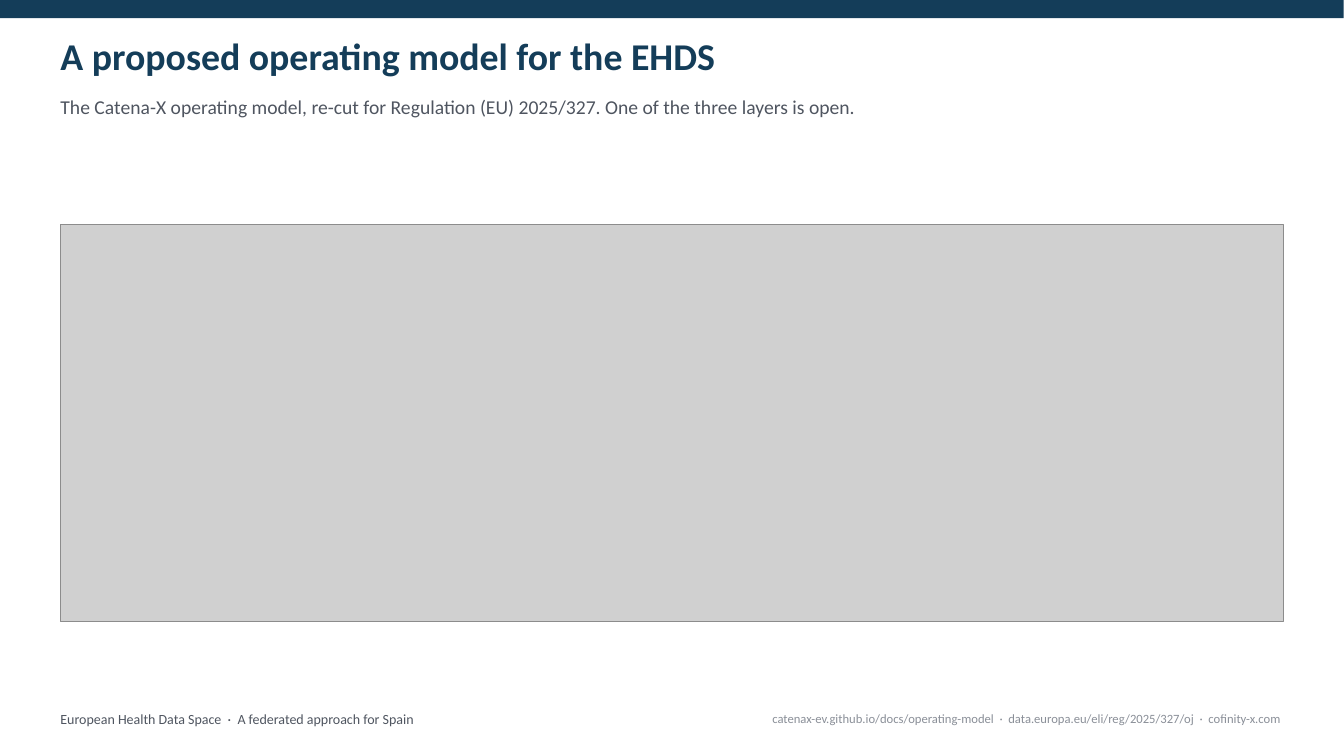
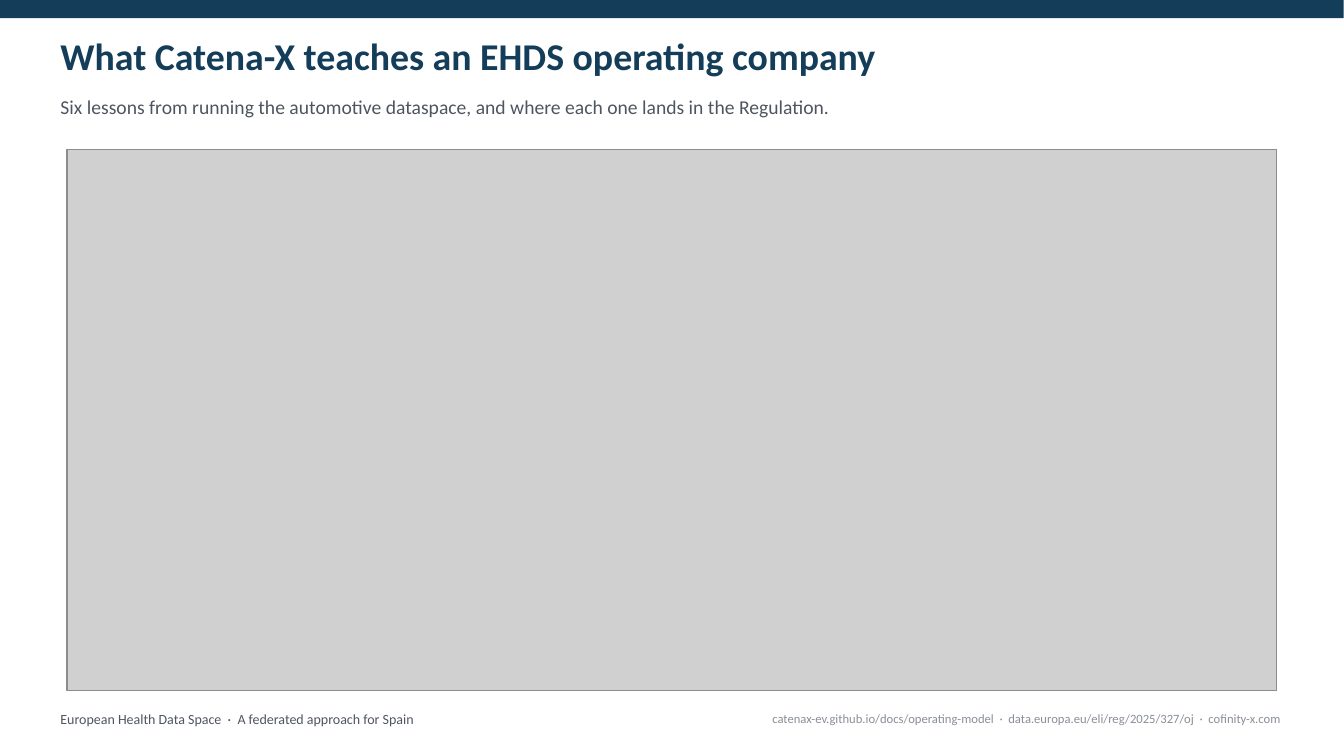
Before and after one commit to ma3u/MinimumViableHealthDataspacev2, a slide deck: slide 4 of docs/demos/spain-ehds-5-slides.pptx. Drawn at 1344x756 pixels with LibreOffice and Linux fonts; fonts in the diff are those of the drawing; grey boxes stand for pictures. Boxes give left, top, right and bottom in pixels: in the first picture for what was removed or moved away, otherwise in the second. Text is boxed around its words. In the diff, an @@ line names an element or a change of style, - is before the commit and + after.

Commit message:
docs(deck): slide four carries the Catena-X lessons, not a layer diagram
Two attempts at this slide were wrong in opposite directions. The reference
diagram at a wider ratio was five bands and nineteen boxes, unreadable while
somebody talks over it. Cutting to three tiers and forty words read instantly
and said almost nothing a ministry could act on.

The layer stack was the wrong subject. What is worth a slide is the transfer:
Catena-X has run a dataspace since 2023 and learned things that cost money to
learn, and each of those lands on a specific article. Standards do not run
themselves, Art. 55(2). Governance and operation belong in different hands,
Art. 55(3) and 74. Onboarding is the product, and holders owe data in three
months with a daily penalty, Art. 60(2) and 63(4). Publish a service map and
certify against it, Art. 57 and 73. Run a release train against dates that are
statutory rather than chosen, Art. 105. And do not compete with your own market,
which Art. 62 enforces anyway by capping fees at cost.

Left column the lesson, right column where it bites. The layered model is still
ehds-operating-model.svg and the argument is docs/ehds-operating-company.md.

```diff
--- a/docs/demos/spain-ehds-5-slides.pptx
+++ b/docs/demos/spain-ehds-5-slides.pptx
@@ text at (60, 43, 875, 77): text changed @@
-A proposed operating model for the EHDS
+What Catena-X teaches an EHDS operating company
@@ text at (60, 100, 829, 118): text changed @@
-The Catena-X operating model, re-cut for Regulation (EU) 2025/327. One of the three layers is open.
+Six lessons from running the automotive dataspace, and where each one lands in the Regulation.
@@ picture: place and size @@
-picture at (60, 225, 1284, 622)
+picture at (68, 149, 1277, 691)
```
Also in this commit, not shown: 5 other files.
